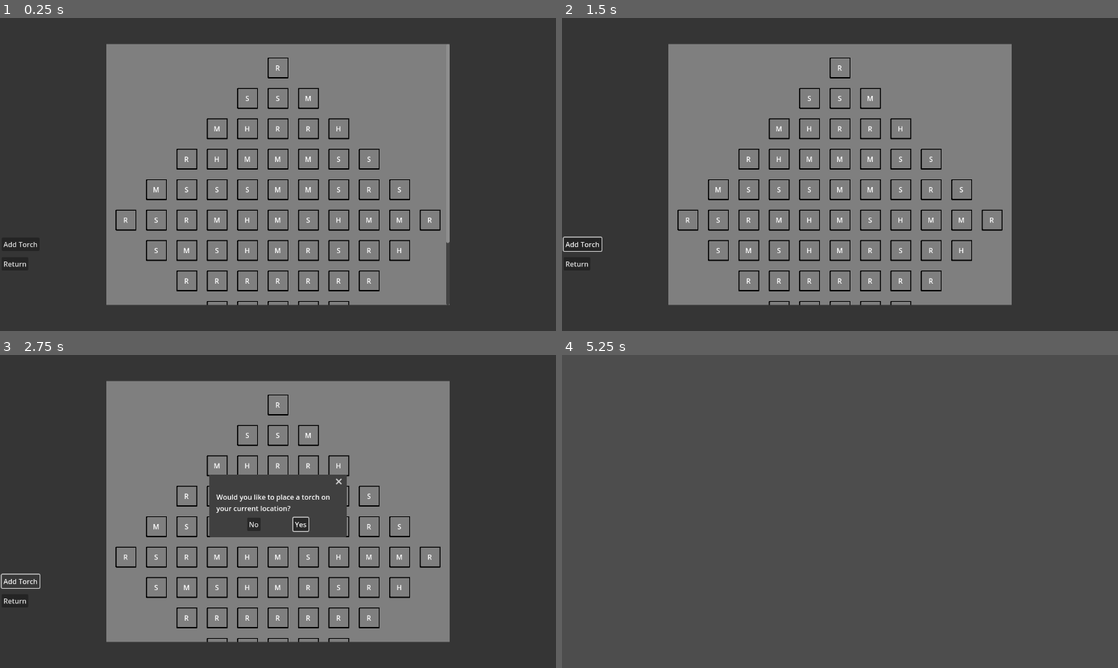
Above: before the commit, frames 1-4 (two rows, left to right).
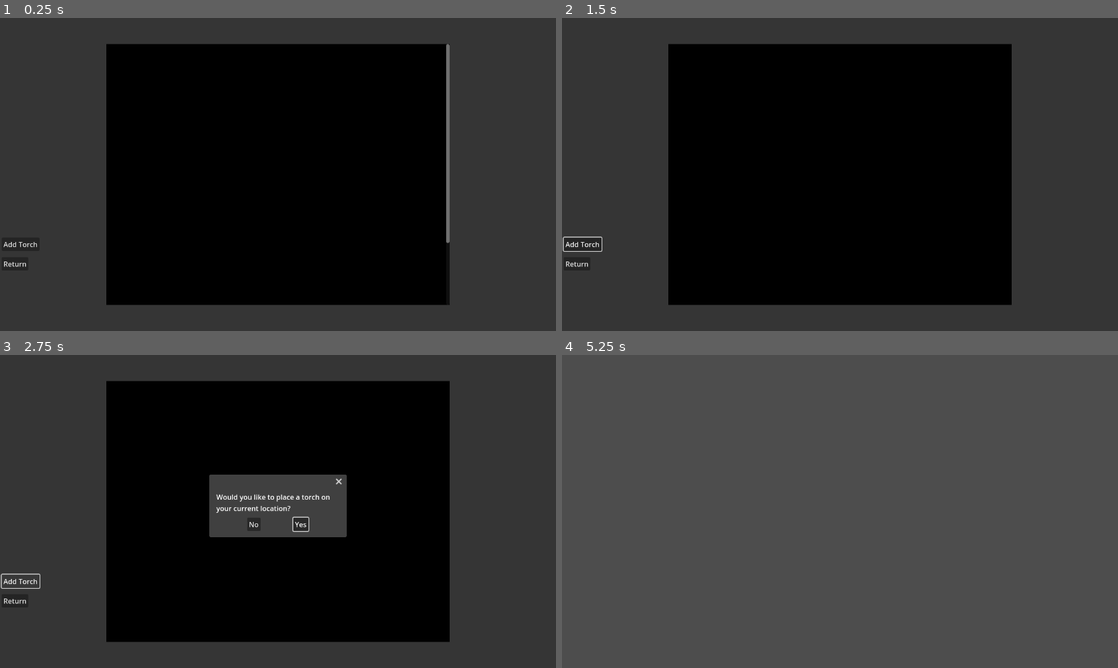
Above: after the commit, the same moments.

Repository: Saplings-Projects/1M_sub
Game: Godot game, scene res://#Scenes/MapUI.tscn
Same seed, same stepped clock (60 frames per second), same inputs: the game is played once before the commit and once after it. This scene is started directly instead of the project's main scene.
Inputs:
- Up to frame 1 (0.25 s): no input
- Up to frame 2 (1.5 s): click "Add Torch" at 0.5 s; click "Yes" at 1.25 s
- Up to frame 3 (2.75 s): click "Add Torch" at 2 s
- Up to frame 4 (5.25 s): click "Yes" at 2.75 s; click "Add Torch" at 3.5 s; click "Yes" at 4.25 s; click "Return" at 5 s

The runs differ from the first frame. In frame 1, 50% of the frame differs, in the area x 19-81%, y 8-92%; in frame 2, 50%; in frame 3, 45%; in frame 4, nothing differs.
Error before the commit: Invalid access to property or key 'room' on a base object of type 'Nil'. (res://UI/MapUI.gd:45)
Error after the commit: Invalid access to property or key 'room' on a base object of type 'Nil'. (res://UI/MapUI.gd:47)

Commit message:
Issue-9: Remove out increase_light_level(), add in callback to set light levels, add comments

Diff:
--- a/Map/LightOverlay.gd
+++ b/Map/LightOverlay.gd
@@ -76,15 +76,24 @@
 var room_circle_radius: int = 40
 func _draw_room_circle(room: RoomUI):
 	var center_point_with_offset: Vector2 = Vector2(room.get_center_X() - offset_position_x, room.get_center_Y() - offset_position_y)
-	if room.get_light_level() == Enums.LightLevel.DIMLY_LIT:
-		draw_arc(center_point_with_offset, room_circle_radius, 0, TAU, 20, Color(0, 0, 0, 0.1), 3)
-		draw_circle(center_point_with_offset, room_circle_radius, Color(0, 0, 0, 0.1))
-	elif room.get_light_level() == Enums.LightLevel.LIT:
-		draw_arc(center_point_with_offset, room_circle_radius, 0, TAU, 20, Color(1, 1, 0, 1), 3)
-		draw_circle(center_point_with_offset, room_circle_radius - 1, Color(1, 1, 0, 0.01))
-	elif room.get_light_level() == Enums.LightLevel.BRIGHTLY_LIT:
-		draw_arc(center_point_with_offset, room_circle_radius, 0, TAU, 20, Color(0, 1, 1, 1), 3)
-		draw_circle(center_point_with_offset, room_circle_radius - 1, Color(0, 1, 1, 0.01))
+	# Discussions on customization with adding gradient to be done here. Currently we draw a circle around
+	# rooms that have a torch, and a rect around rooms that are lit from a torch
+	if room.has_torch():
+		# These draw calls draw an unfilled circle around the room with with a thicker width,
+		# then a filled circle on the inside that's filled in, with small transparency
+		if room.get_light_level() == Enums.LightLevel.LIT:
+			draw_arc(center_point_with_offset, room_circle_radius, 0, TAU, 20, Color(1, 1, 0, 1), 3)
+			draw_circle(center_point_with_offset, room_circle_radius - 1, Color(1, 1, 0, 0.01))
+		elif room.get_light_level() == Enums.LightLevel.BRIGHTLY_LIT:
+			draw_arc(center_point_with_offset, room_circle_radius, 0, TAU, 20, Color(0, 1, 1, 1), 3)
+			draw_circle(center_point_with_offset, room_circle_radius - 1, Color(0, 1, 1, 0.01))
+	else:
+		if room.get_light_level() == Enums.LightLevel.DIMLY_LIT:
+			draw_rect(room.get_room_rect().grow(-3), Color(0, 0, 0, 0.5), true)
+		elif room.get_light_level() == Enums.LightLevel.LIT:
+			draw_rect(room.get_room_rect().grow(3), Color(1, 1, 0, 1), false)
+		elif room.get_light_level() == Enums.LightLevel.BRIGHTLY_LIT:
+			draw_rect(room.get_room_rect().grow(3), Color(0, 1, 1, 1), false)
 
 var outer_circle_radius: int = 60
 # Function to get the points of a circle and return it as a PackedVector2Array
--- a/Map/RoomBase.gd
+++ b/Map/RoomBase.gd
@@ -20,10 +20,9 @@
 func get_room_abbreviation() -> String:
 	return room_event.get_room_abbreviation()
 
-func increase_light_level() -> void:
-	if light_level != Enums.LightLevel.BRIGHTLY_LIT:
-		light_level += 1
-
 func set_torch_active() -> void:
 	has_torch = true
-	increase_light_level()
+	if light_level == Enums.LightLevel.LIT:
+		light_level = Enums.LightLevel.BRIGHTLY_LIT
+	else:
+		light_level = Enums.LightLevel.LIT
--- a/Map/RoomUI.gd
+++ b/Map/RoomUI.gd
@@ -18,6 +18,9 @@
 func get_light_level() -> Enums.LightLevel:
 	return room.light_level
 
+func has_torch() -> bool:
+	return room.has_torch
+
 func get_center_X() -> float:
 	return position.x + button.get_size().x / 2
 
@@ -33,3 +36,11 @@
 func _set_player_position_based_on_room():
 	PlayerManager.player_position = room.room_position
 	SignalBus.clicked_next_room_on_map.emit(self)
+
+func get_room_rect_packed_array() -> PackedVector2Array:
+	var packed_array: PackedVector2Array
+	packed_array.append(Vector2(position.x, position.y))
+	packed_array.append(Vector2(position.x, position.y + button.get_size().y))
+	packed_array.append(Vector2(position.x + button.get_size().x, position.y + button.get_size().y))
+	packed_array.append(Vector2(position.x + button.get_size().x, position.y))
+	return packed_array
--- a/UI/MapUI.gd
+++ b/UI/MapUI.gd
@@ -35,12 +35,14 @@
 func _close_torch_placement_dialog() -> void:
 	torch_confirmation_dialog.hide()
 
+# Add a torch to the current location the player is at,
+# Also update the light level of all the rooms in range.
 func _add_torch_to_current_location() -> void:
 	var accessible_room_positions: Array[RoomBase] = MapMovement.get_all_accessible_rooms_in_range(PlayerManager.player_position, _LIGHT_FLOOR_RANGE, MapManager.current_map.rooms)
 	for room: RoomBase in accessible_room_positions:
 		if room.light_level >= Enums.LightLevel.LIT:
 			room.light_level = Enums.LightLevel.BRIGHTLY_LIT
-		elif room.light_level < Enums.LightLevel.LIT:
+		else:
 			room.light_level = Enums.LightLevel.LIT
 	current_player_room.room.set_torch_active()
 	light_overlay.queue_redraw()
@@ -58,6 +60,10 @@
 	accessible_rooms_by_player.assign(current_map.rooms[0])
 	if PlayerManager.is_player_initial_position_set:
 		accessible_rooms_by_player = MapMovement.get_accessible_rooms_by_player()
+	else:
+		for room: RoomBase in accessible_rooms_by_player:
+			if room != null:
+				room.light_level = Enums.LightLevel.DIMLY_LIT
 
 	# Create New Room Object to append to the room container
 	var new_room: Control = room_ui.instantiate()
@@ -167,12 +173,14 @@
 func _get_combined_room_height(texture_rect: TextureButton) -> float:
 	return MapManager.map_width_array.size() * (texture_rect.get_size().y + _padding_offset) + _padding_offset
 
+# Callback function for when a player selects a room
+# If the room hasn't been lit when we navigate there, then set it to dimly lit
 func _on_room_clicked(clicked_room: RoomUI) -> void:
 	current_player_room = clicked_room
-	if current_player_room.room.light_level == Enums.LightLevel.UNLIT:
-		current_player_room.room.increase_light_level()
+	if clicked_room.room.light_level == Enums.LightLevel.UNLIT:
+		clicked_room.room.light_level = Enums.LightLevel.DIMLY_LIT
 	var player_adjacent_rooms: Array[RoomBase] = MapMovement.get_accessible_rooms_by_player()
 	for room: RoomBase in player_adjacent_rooms:
 		if room.light_level == Enums.LightLevel.UNLIT:
-			room.increase_light_level()
+			room.light_level = Enums.LightLevel.DIMLY_LIT
 	queue_free()
